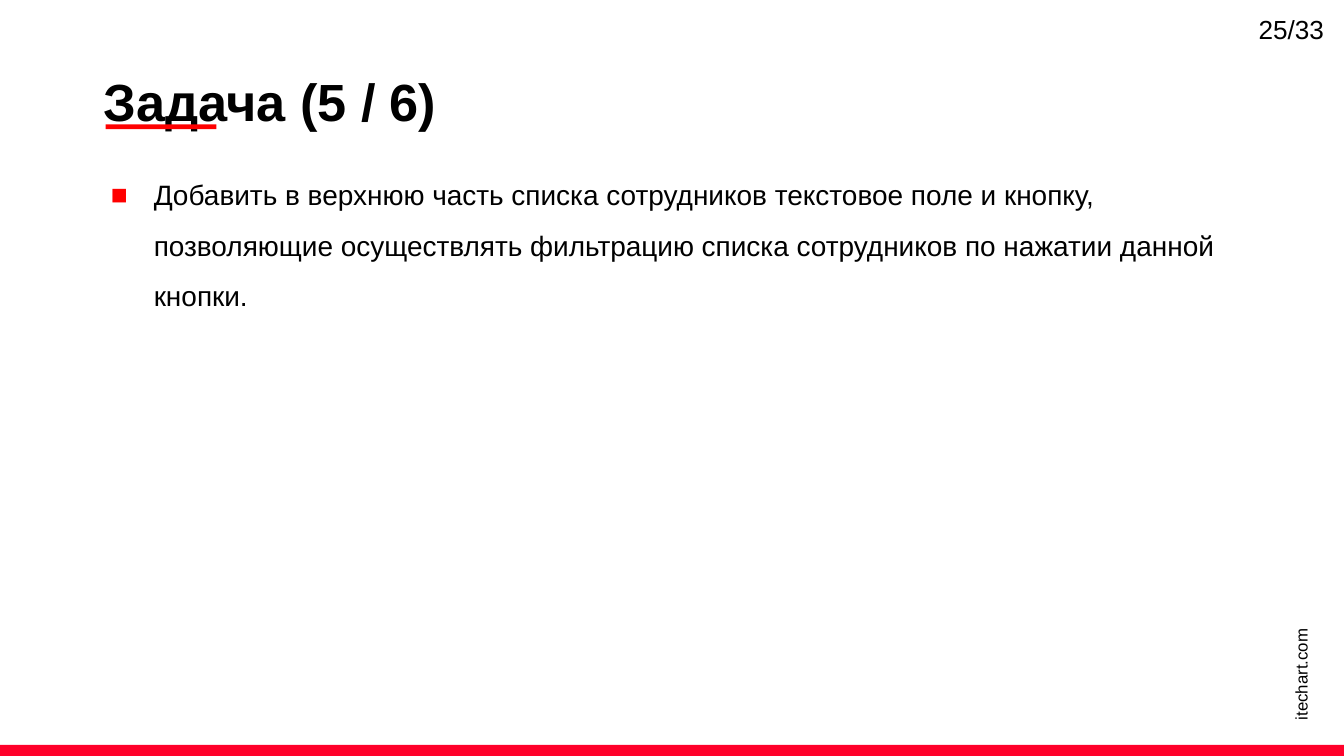
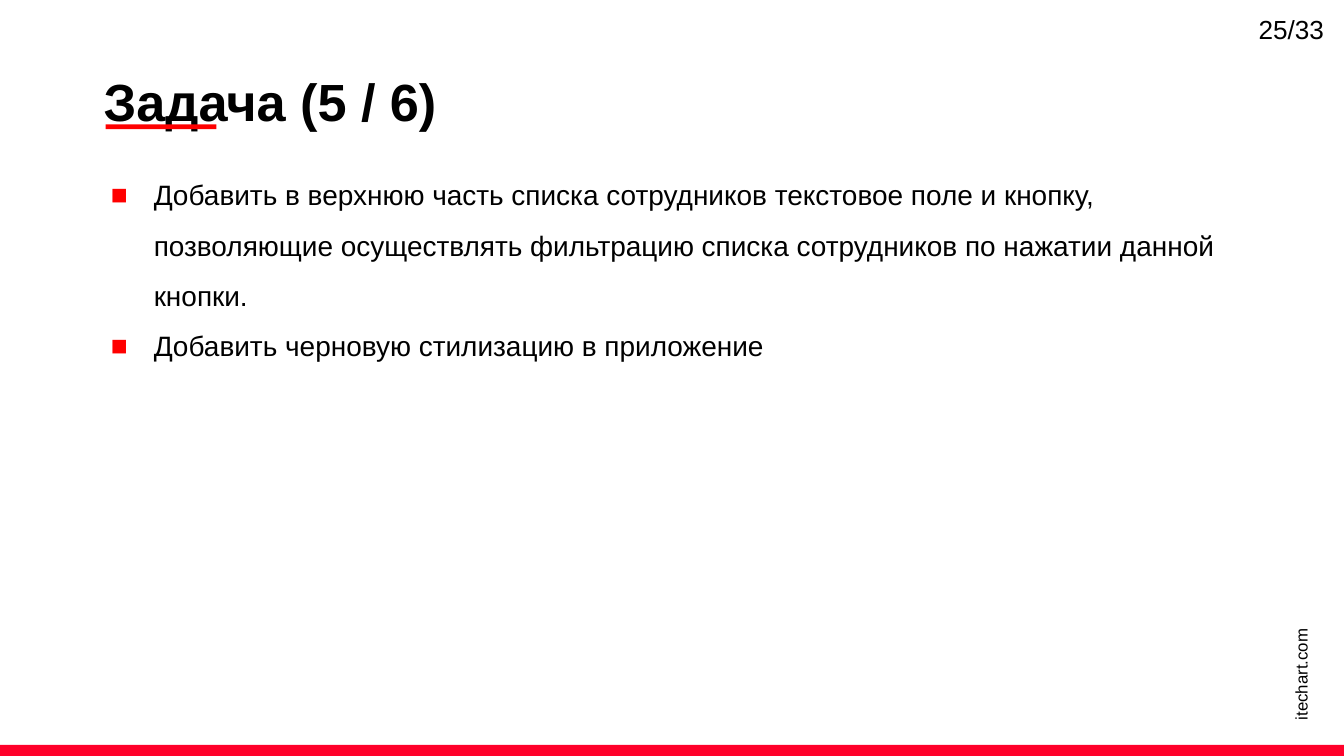
Before and after one commit to latushkin-itechart/vue-workshop, a slide deck: slide 25 of L1/L1.pptx. Drawn at 1344x756 pixels with LibreOffice and Linux fonts; fonts in the diff are those of the drawing. Boxes give left, top, right and bottom in pixels: in the first picture for what was removed or moved away, otherwise in the second. Text is boxed around its words. In the diff, an @@ line names an element or a change of style, - is before the commit and + after.

```diff
--- a/L1/L1.pptx
+++ b/L1/L1.pptx
@@ text at box(154, 335, 763, 361): paragraph added @@
+■ Добавить черновую стилизацию в приложение
```
Also in this commit, not shown: 2 other files.
